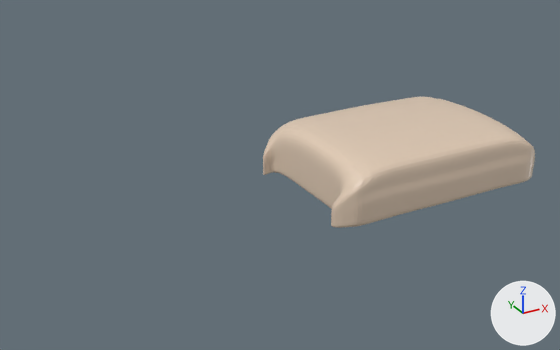
Renders of the Blender file Assets/Models/sandbag.blend from each side of a commit.
One viewpoint serves both versions: a 50 mm camera at (-1.169, -1.487, 0.736) aimed at (-0.354, -0.005, -0.005). Every picture has the same lights, and +X, +Y and +Z are marked at lower right.
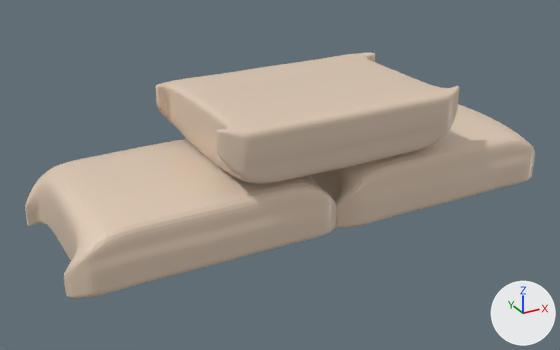
Edits to the bpy script that builds the scene:
```text
Add ob_cube_003:
    ob_cube_003 = bpy.data.objects.new('Cube.003', me_cube_002.copy())  # the mesh of ob_cube_001
    ob_cube_003.location = (-0.281, 0.0, 0.123)
    ob_cube_003.rotation_euler = (3.142, 0.0, 0.0)  # degrees (180, 0, 0)
    ob_cube_003.scale = (2.0, 2.0, 2.0)
    _m = ob_cube_003.modifiers.new('Mirror', 'MIRROR')
    _m.use_clip = True
    _m = ob_cube_003.modifiers.new('Subdivision', 'SUBSURF')
Add ob_cube_002:
    ob_cube_002 = bpy.data.objects.new('Cube.002', me_cube_002.copy())  # the mesh of ob_cube_001
    ob_cube_002.location = (-0.606, 0.0, 0.0)
    ob_cube_002.scale = (2.0, 2.0, 2.0)
    _m = ob_cube_002.modifiers.new('Mirror', 'MIRROR')
    _m.use_clip = True
    _m = ob_cube_002.modifiers.new('Subdivision', 'SUBSURF')
```

What differs and where, as boxes (x1, y1, x2, y2) in the pictures (560 x 350 px):
'Cube.002', added (beige)
    after: (25, 139, 337, 298)
'Cube.003', added (beige)
    after: (156, 53, 459, 184)
